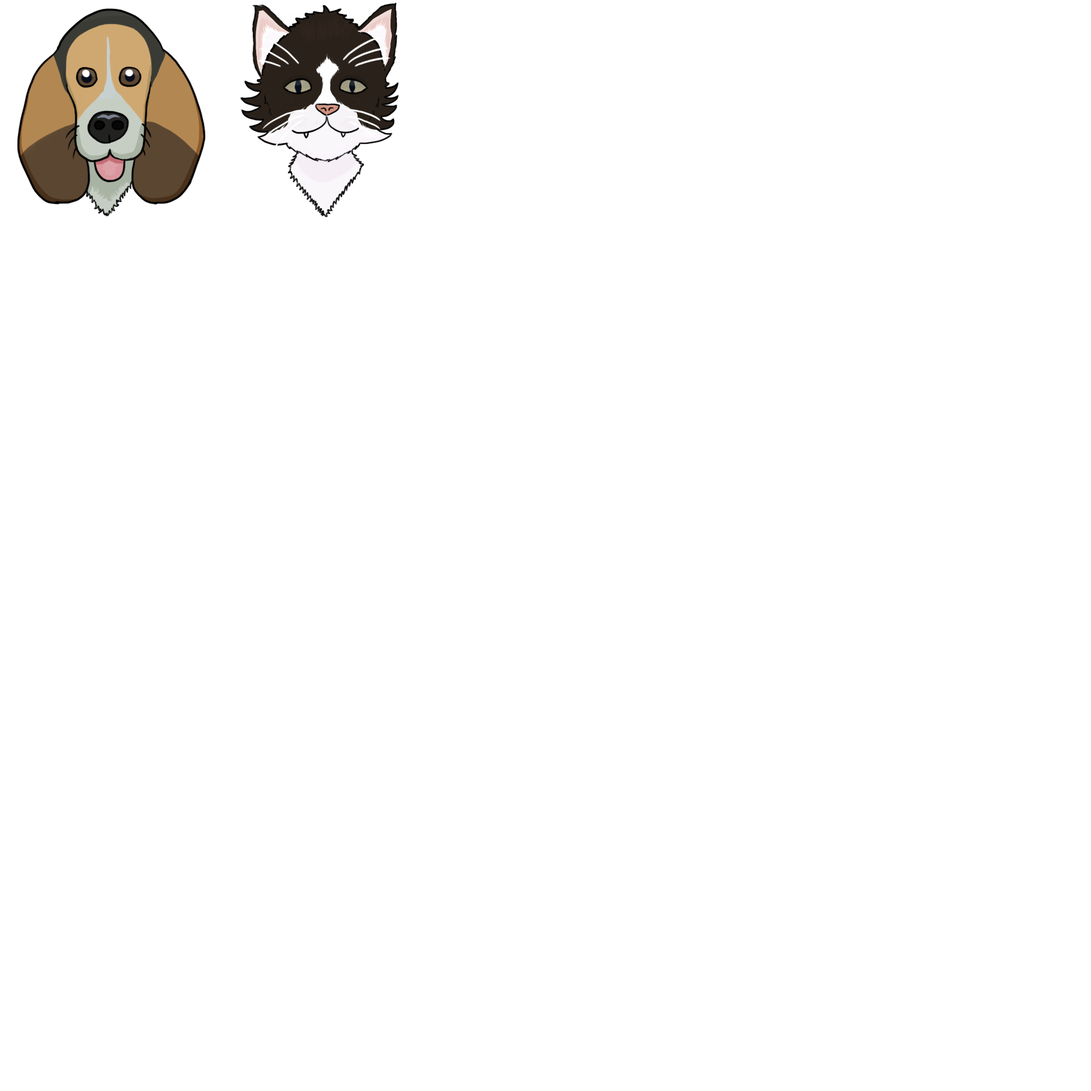
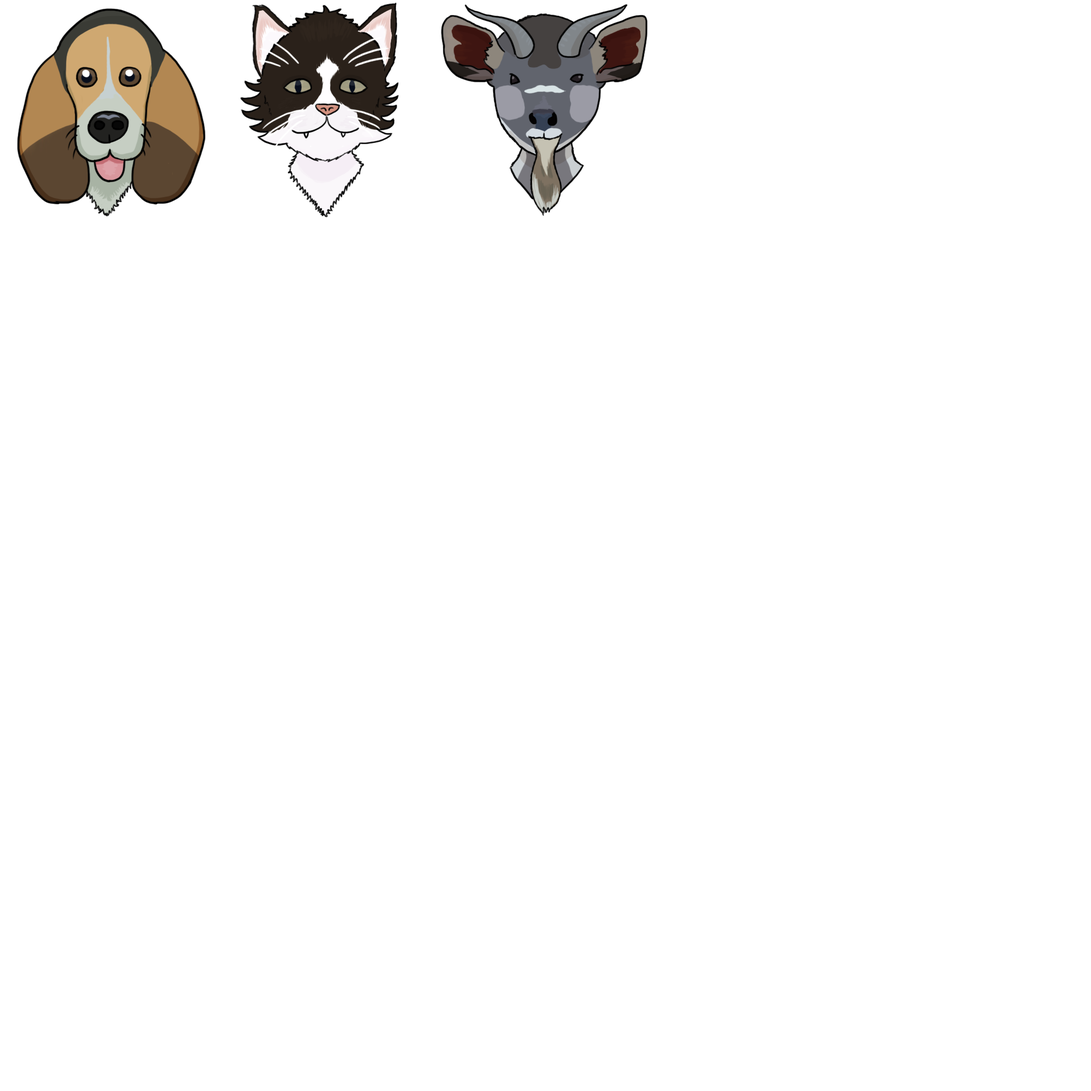
The second 1091 × 1091 image is a revision of the first. Changes to its layers:
painted on "ink" over [440, 3, 649, 217]
painted on "highlights" over [445, 15, 645, 119]
painted on "shading" over [447, 9, 644, 169]
painted on "paint" over [442, 7, 648, 214]
added group "refs" with 1 layers above "template" over [440, 3, 649, 217]
